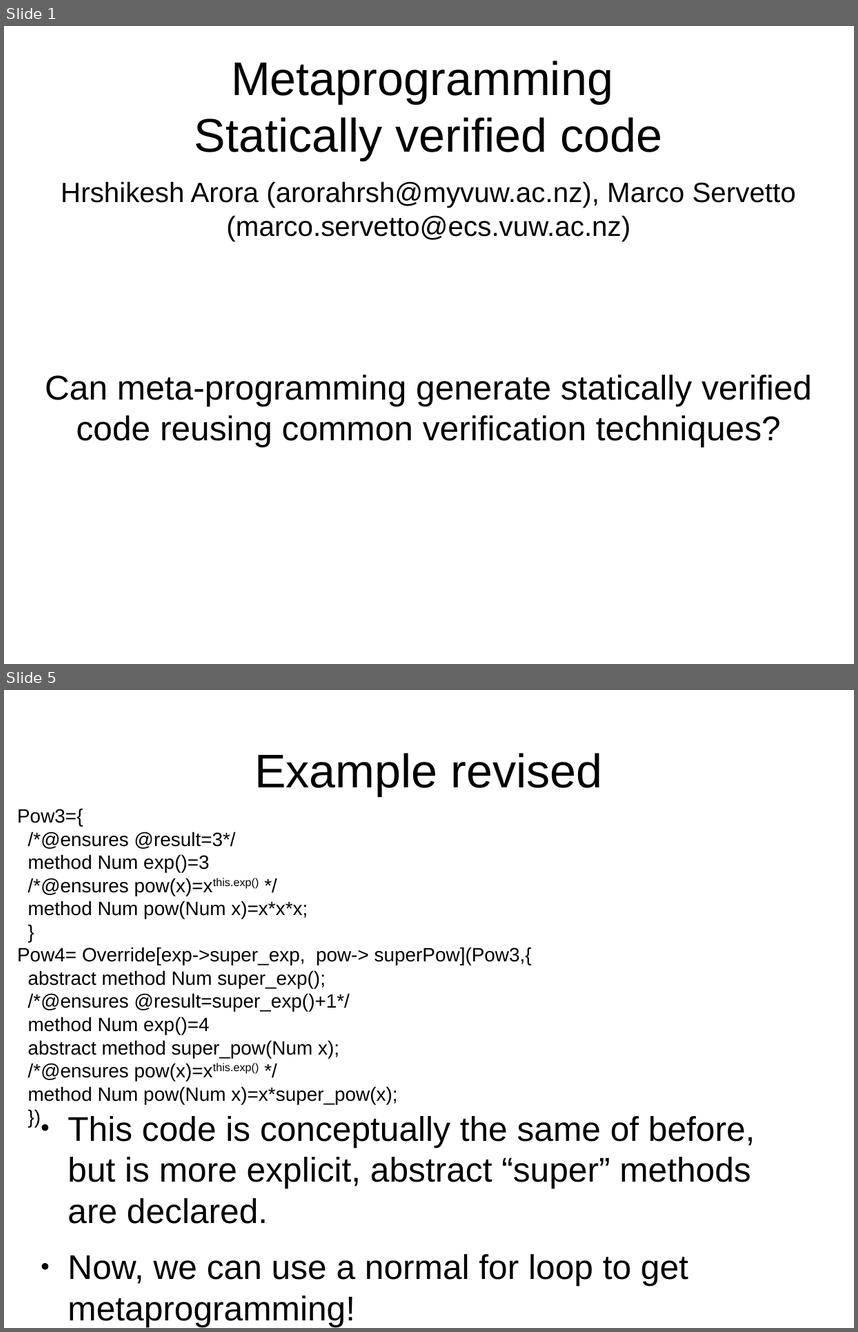
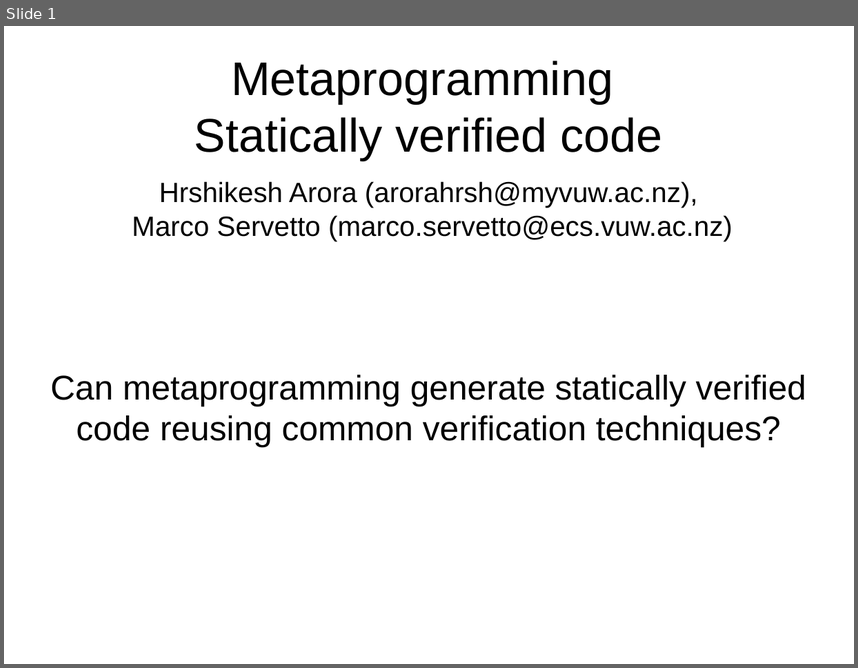
Before and after one commit to ElvisResearchGroup/L42, a slide deck: Main/papers/Sapling2/Slides.odp. Shown one above the other, each under a label of ours: slides 1 and 5 before the commit, slide 1 after it; the slides between them are not shown. The pictures are 858x1332 and 858x668 pixels, drawn with LibreOffice and Linux fonts; fonts in the diff are those of the drawing. Boxes give left, top, right and bottom in pixels: in the first picture for what was removed or moved away, otherwise in the second. Text is boxed around its words. In the diff, an @@ line names an element or a change of style, - is before the commit and + after.

```diff
--- a/Main/papers/Sapling2/Slides.odp
+++ b/Main/papers/Sapling2/Slides.odp
@@ slide 5 removed at <box>4,690,854,1328</box>, background #FFFFFF @@
@@ title removed at <box>254,753,603,796</box> @@
-Example revised
@@ text removed at <box>17,808,532,1104</box> @@
-Pow3={
-/*@ensures @result=3*/
-method Num exp()=3
-/*@ensures pow(x)=xthis.exp() */
-method Num pow(Num x)=x*x*x;
-}
-Pow4= Override[exp->super_exp, pow-> superPow](Pow3,{
-abstract method Num super_exp();
-/*@ensures @result=super_exp()+1*/
-method Num exp()=4
-abstract method super_pow(Num x);
-/*@ensures pow(x)=xthis.exp() */
-method Num pow(Num x)=x*super_pow(x);
-})
@@ text removed at <box>67,1116,755,1327</box> @@
-● This code is conceptually the same of before, but is more explicit, abstract “super” methods are declared.
-● Now, we can use a normal for loop to get metaprogramming!
@@ slide 1 changed as well @@
@@ subtitle "Hrshikesh Arora (arorahrsh@myvuw.ac.nz), Marco Servetto ..." rewrapped from <box>61,181,796,241</box> to <box>132,181,733,241</box> @@
@@ text at <box>50,374,806,447</box>: text changed @@
-Can meta-programming generate statically verified code reusing common verification techniques?
+Can metaprogramming generate statically verified code reusing common verification techniques?
```
Also in this commit, not shown: 1 other slide changed, 10 slides added, 3 other slides removed, 1 other file.
